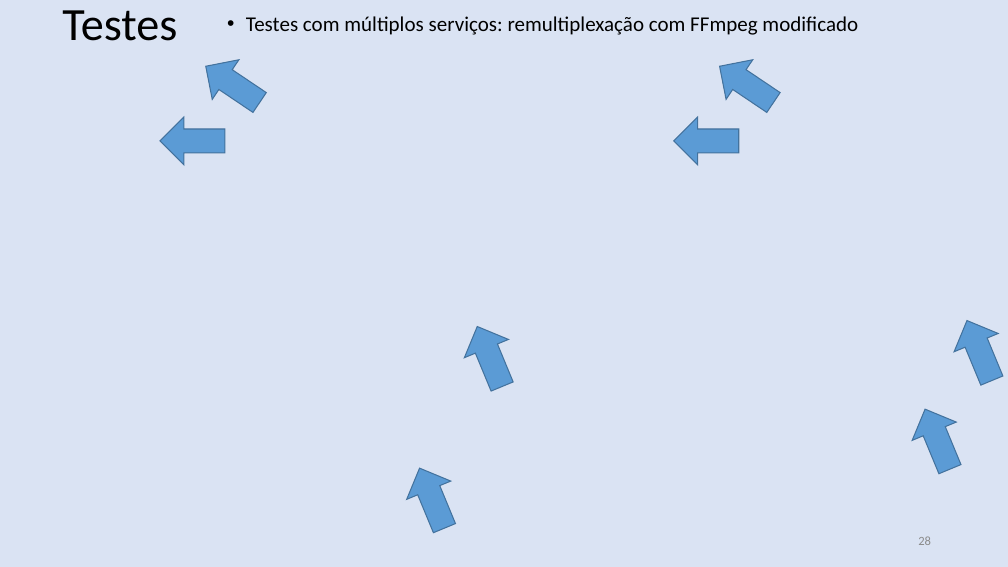
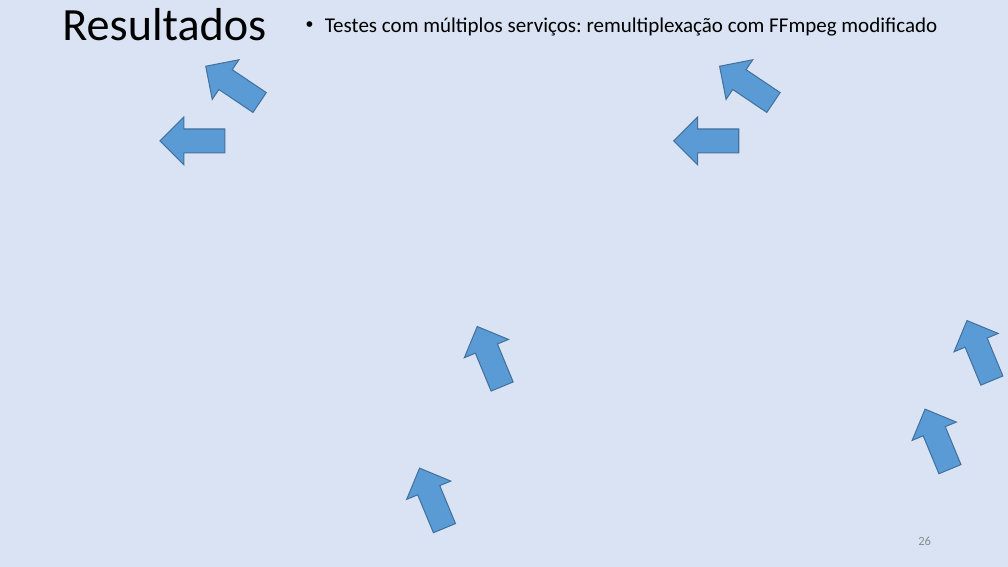
Before and after one commit to nasall2/TCC, a slide deck: slide 26 of relatorio/abntex2-modelos-1.9.2/figuras/apresentacao.pptx (slide 28 before the commit). Drawn at 1008x567 pixels with LibreOffice and Linux fonts; fonts in the diff are those of the drawing; background and template pictures are left out. Boxes give left, top, right and bottom in pixels: in the first picture for what was removed or moved away, otherwise in the second. Text is boxed around its words. In the diff, an @@ line names an element or a change of style, - is before the commit and + after.

```diff
--- a/relatorio/abntex2-modelos-1.9.2/figuras/apresentacao.pptx
+++ b/relatorio/abntex2-modelos-1.9.2/figuras/apresentacao.pptx
@@ text at (x1=62, y1=8, x2=266, y2=41): text changed @@
-Testes
+Resultados
@@ text "Testes com múltiplos serviços: remultiplexação ..." moved from (x1=246, y1=16, x2=858, y2=35) to (x1=325, y1=17, x2=937, y2=36) @@
```
Also in this commit, not shown: 9 other slides changed.
